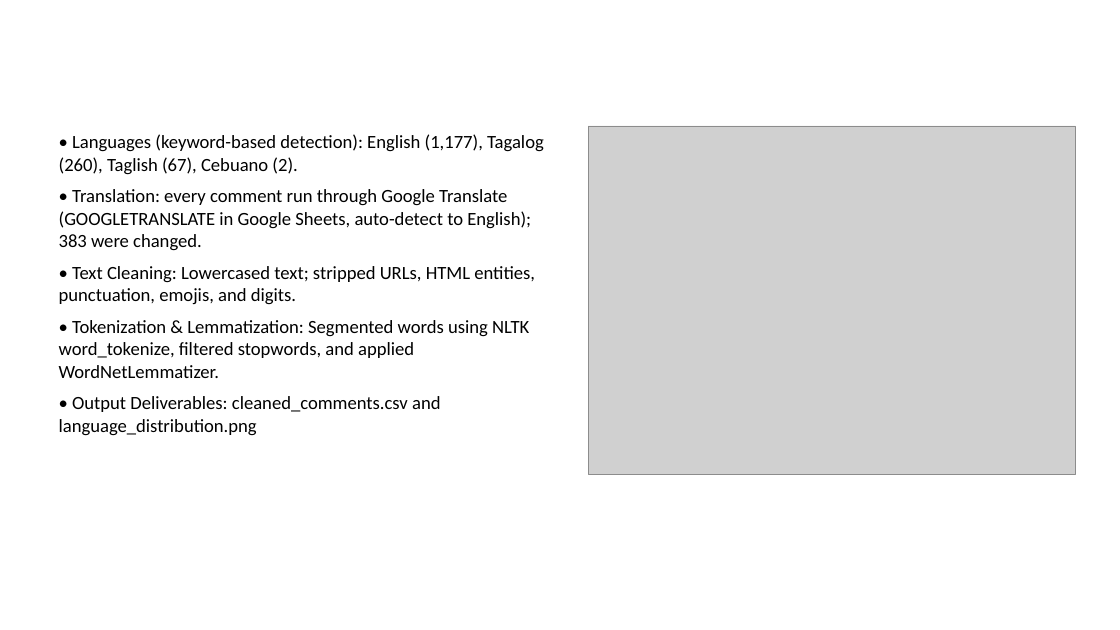
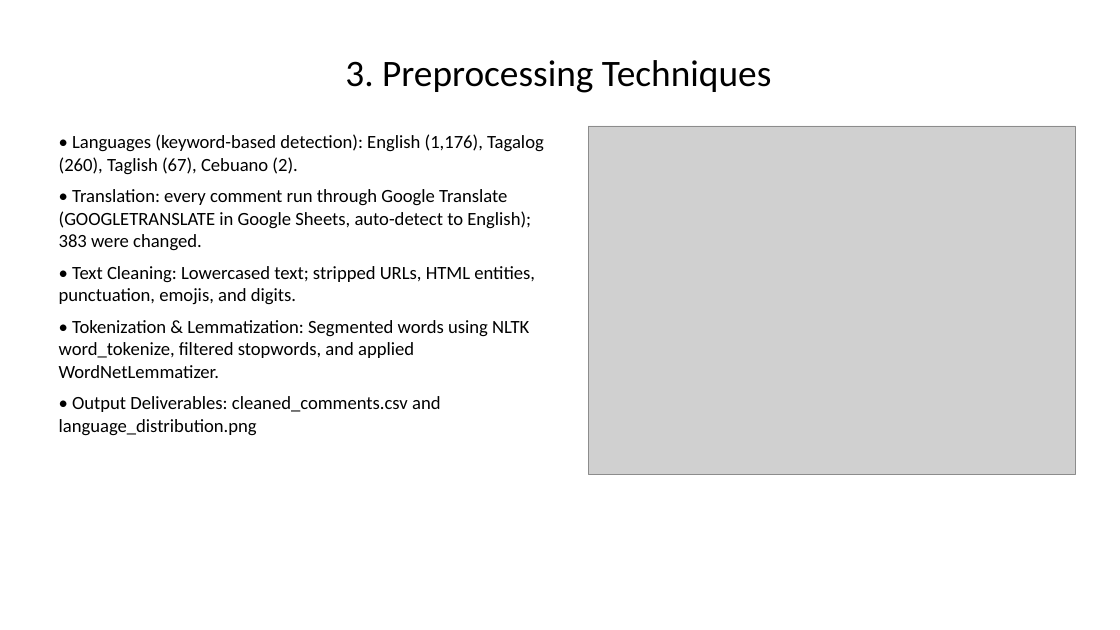
Before and after one commit to msallsundaee/Sentiment-Analysis, a slide deck: slide 4 of results/Sentiment_Analysis_Inflation.pptx. Drawn at 1120x630 pixels with LibreOffice and Linux fonts; fonts in the diff are those of the drawing; grey boxes stand for pictures. Boxes give left, top, right and bottom in pixels: in the first picture for what was removed or moved away, otherwise in the second. Text is boxed around its words. In the diff, an @@ line names an element or a change of style, - is before the commit and + after.

```diff
--- a/results/Sentiment_Analysis_Inflation.pptx
+++ b/results/Sentiment_Analysis_Inflation.pptx
@@ title added at <box>345,60,771,93</box>, 32 pt, text #000000 @@
+3. Preprocessing Techniques
@@ text at <box>59,134,544,175</box>: text changed @@
-• Languages (keyword-based detection): English (1,177), Tagalog (260), Taglish (67), Cebuano (2).
+• Languages (keyword-based detection): English (1,176), Tagalog (260), Taglish (67), Cebuano (2).
```
Also in this commit, not shown: 10 other slides changed, 12 other files.
